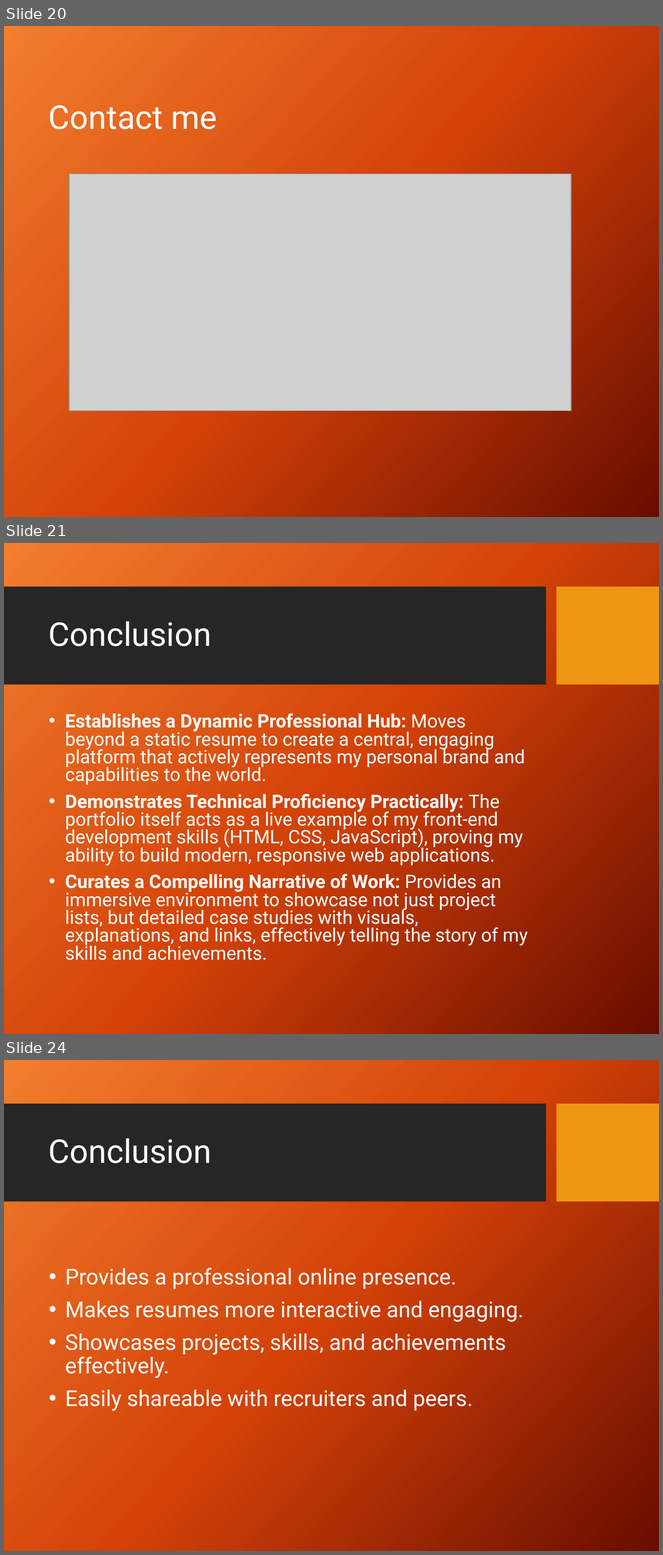
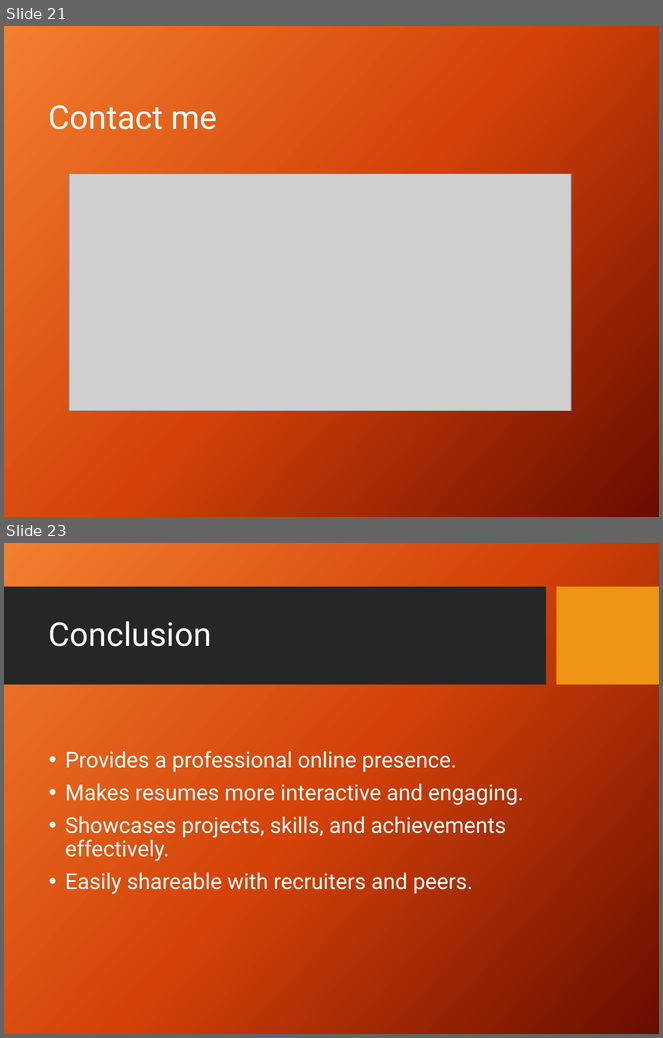
Before and after one commit to kuldeepin3/portfolio-capstone-edunet, a slide deck: Interactive_Portfolio_Presentation (1).pptx. Shown one above the other, each under a label of ours: slides 20, 21 and 24 before the commit, slides 21 and 23 after it; the slides between them are not shown. The pictures are 663x1555 and 663x1038 pixels, drawn with LibreOffice and Linux fonts; fonts in the diff are those of the drawing; grey boxes stand for pictures; background and template pictures are left out. Boxes give left, top, right and bottom in pixels: in the first picture for what was removed or moved away, otherwise in the second. Text is boxed around its words. In the diff, an @@ line names an element or a change of style, - is before the commit and + after.

```diff
--- a/Interactive_Portfolio_Presentation (1).pptx
+++ b/Interactive_Portfolio_Presentation (1).pptx
@@ slide 21 removed at (4, 543, 659, 1034), background picture (left out); not listed: 2 template elements that a slide beside it also shows @@
@@ title removed at (49, 621, 211, 646) @@
-Conclusion
@@ text removed at (65, 714, 528, 961) @@
-• Establishes a Dynamic Professional Hub: Moves beyond a static resume to create a central, engaging platform that actively represents my personal brand and capabilities to the world.
-• Demonstrates Technical Proficiency Practically: The portfolio itself acts as a live example of my front-end development skills (HTML, CSS, JavaScript), proving my ability to build modern, responsive web applications.
-• Curates a Compelling Narrative of Work: Provides an immersive environment to showcase not just project lists, but detailed case studies with visuals, explanations, and links, effectively telling the story of my skills and achievements.
@@ what was slide 20 is now slide 21 @@
@@ what was slide 24 is now slide 23 @@
```
Also in this commit, not shown: 6 slides changed, 6 slides added, 6 other slides removed.
